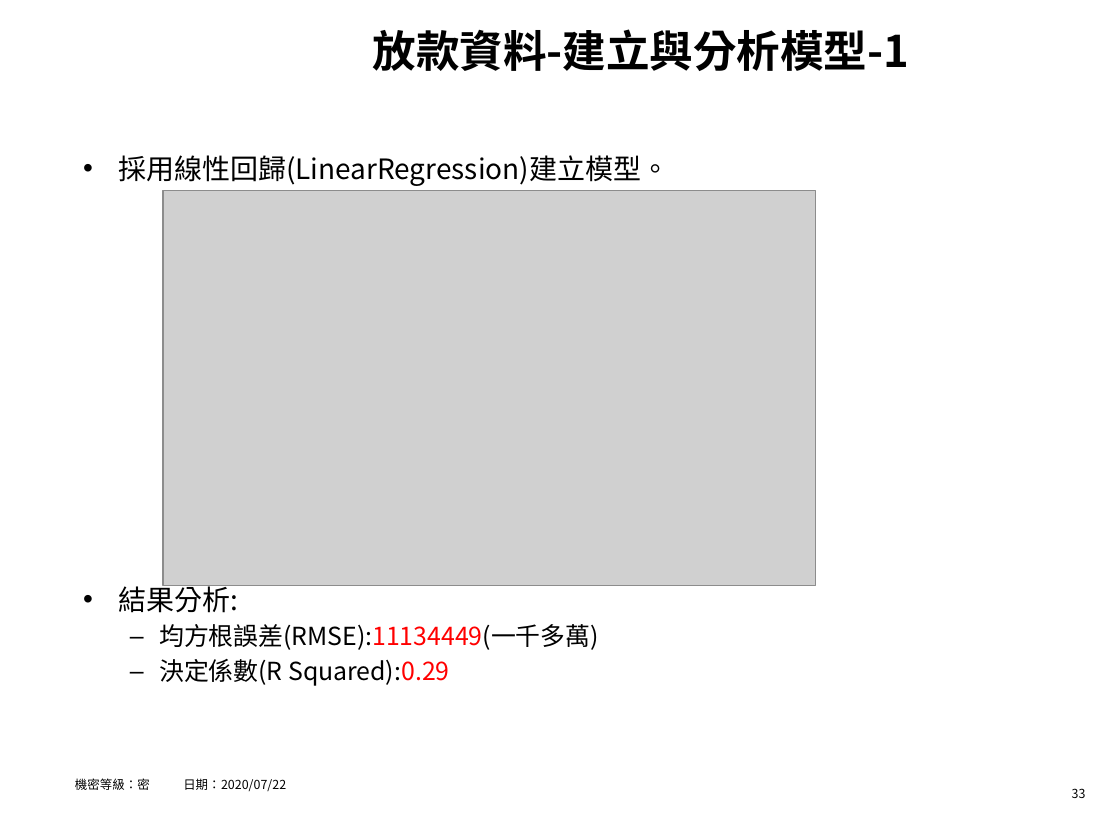
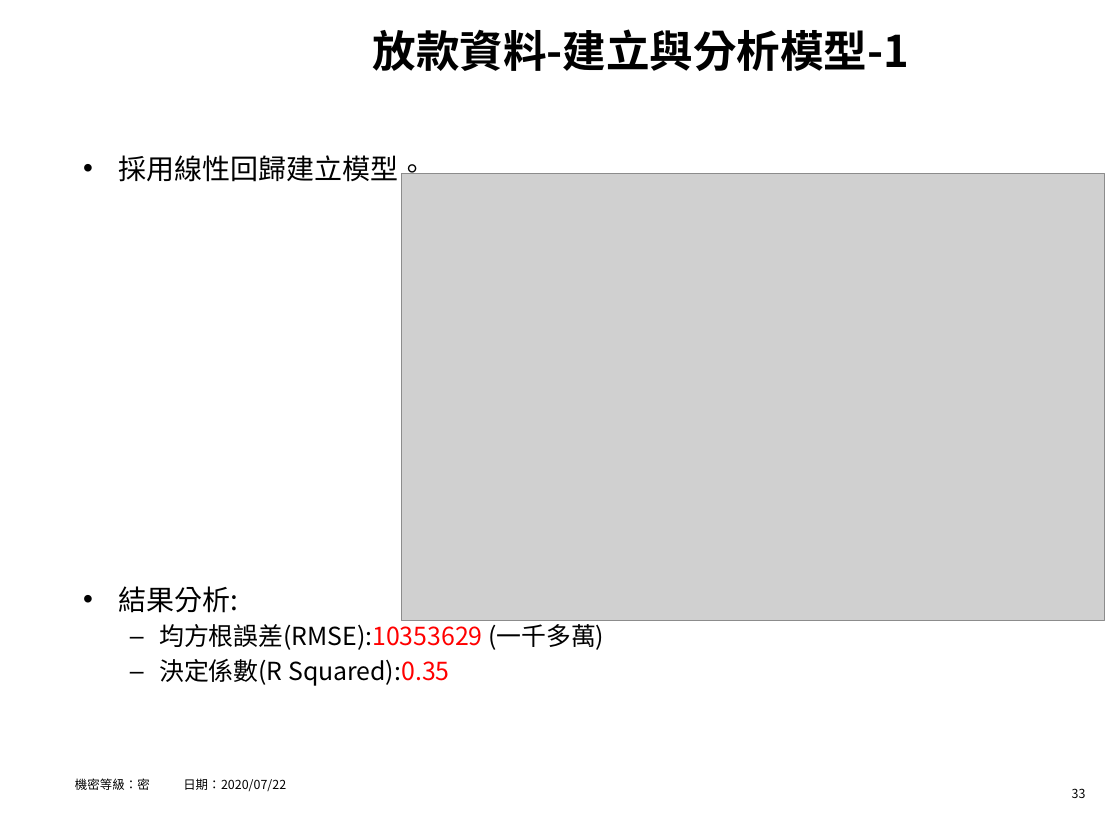
Before and after one commit to hrne/FINAL_REPORT, a slide deck: slide 33 of AI_Report/AI應用-不動產價格預測.pptx. Drawn at 1120x840 pixels with LibreOffice and Linux fonts; fonts in the diff are those of the drawing; grey boxes stand for pictures; background and template pictures are left out. Boxes give left, top, right and bottom in pixels: in the first picture for what was removed or moved away, otherwise in the second. Text is boxed around its words. In the diff, an @@ line names an element or a change of style, - is before the commit and + after.

Commit message:
44

```diff
--- a/AI_Report/AI應用-不動產價格預測.pptx
+++ b/AI_Report/AI應用-不動產價格預測.pptx
@@ text at (118,155,426,187): text changed @@
-• 採用線性回歸(LinearRegression)建立模型。
+• 採用線性回歸建立模型。
@@ picture added at (401,174,1104,620) @@
@@ picture removed at (164,190,816,586) @@
@@ text at (159,620,604,686): text changed @@
-  – 均方根誤差(RMSE):11134449(一千多萬)
-  – 決定係數(R Squared):0.29
+  – 均方根誤差(RMSE):10353629 (一千多萬)
+  – 決定係數(R Squared):0.35
```
Also in this commit, not shown: 5 other slides changed.
